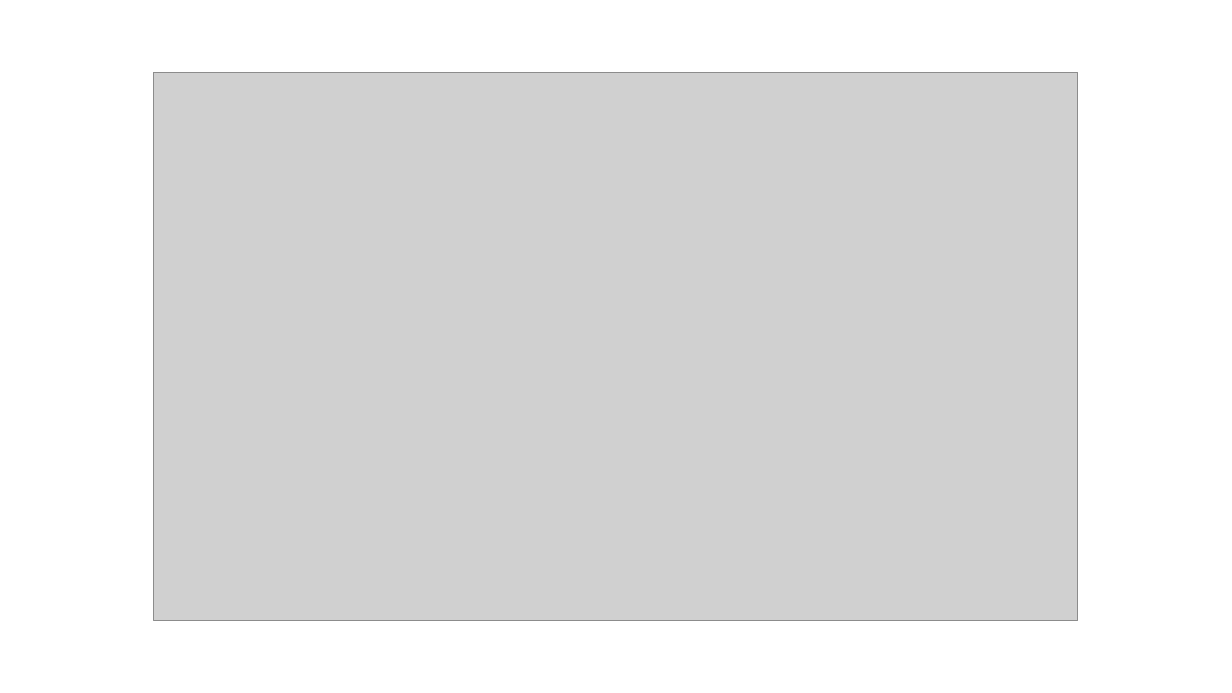
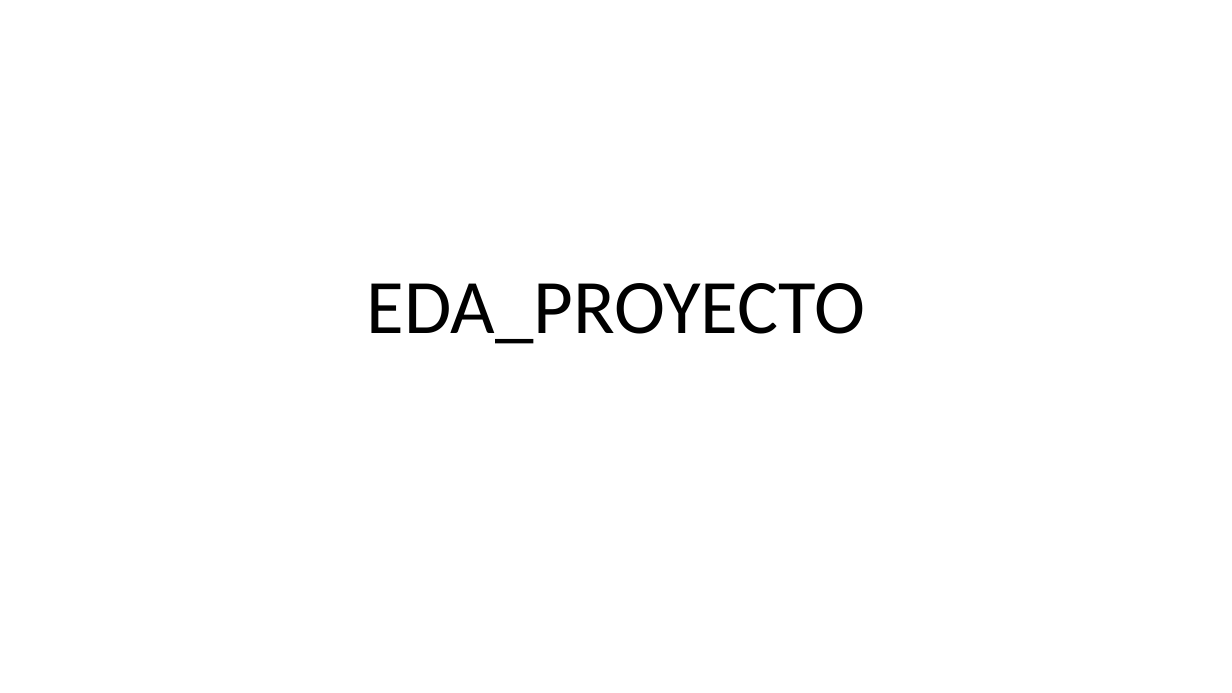
Before and after one commit to NHH13/ONLINE_DS_THEBRIDGE_-MY_REPOSITORY, a slide deck: slide 1 of EDA_PROYECTO/EDA_PROYECTO_power point.pptx. Drawn at 1232x693 pixels with LibreOffice and Linux fonts; fonts in the diff are those of the drawing; grey boxes stand for pictures; background and template pictures are left out. Boxes give left, top, right and bottom in pixels: in the first picture for what was removed or moved away, otherwise in the second. Text is boxed around its words. In the diff, an @@ line names an element or a change of style, - is before the commit and + after.

Commit message:
update eda proyecto power point

```diff
--- a/EDA_PROYECTO/EDA_PROYECTO_power point.pptx
+++ b/EDA_PROYECTO/EDA_PROYECTO_power point.pptx
@@ picture removed at (154, 72, 1079, 621) @@
@@ title added at (367, 283, 865, 344), 60 pt, text #000000 @@
+EDA_PROYECTO
```
Also in this commit, not shown: 2 other slides changed, 9 slides added, 9 slides removed.
